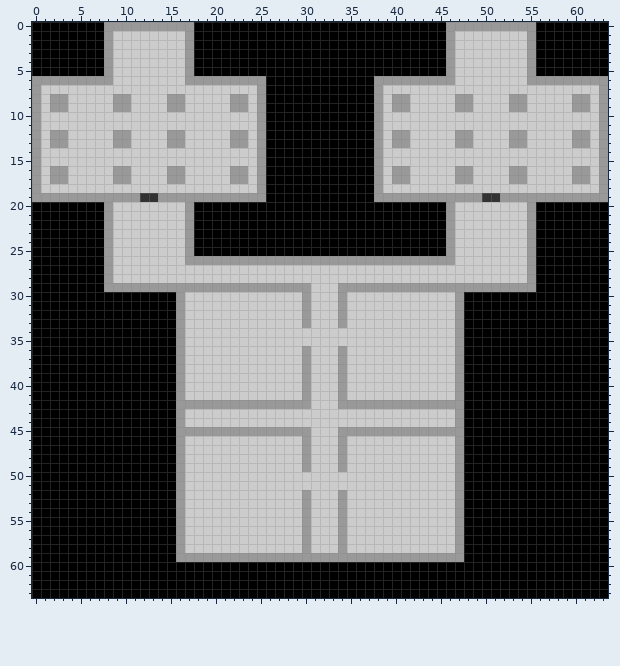
Two states of a pixel-art sprite, src/org/msquirrel/SpaceShooter/TileMap/res/map.png. The picture above is the old version.
The file is 64x64 pixels.
The same view after the edit:
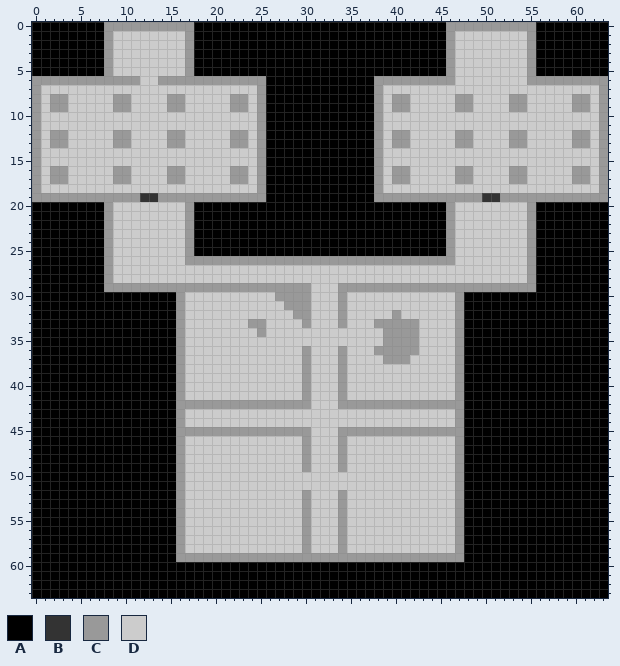
Palette (. is transparent): A #000000  B #333333  C #999999  D #cccccc
The exact change:
The author changed colour D to colour C in row 6 at x 9 to 11 and 14 to 16; in row 30 at x 27 to 29; in row 31 at x 28 to 29; in row 32 at x 29 and 40; in row 33 at x 24 to 25 and 38 to 42; in row 34 at x 25 and 39 to 42.
The author changed colour D to colour C in row 35 at x 39 to 42; in row 36 at x 38 to 42; in row 37 at x 39 to 41.
Boxes around the changes in both pictures, in picture pixels (x1, y1, x2, y2):
changed: (113, 76, 185, 85)
changed: (248, 292, 302, 337)
changed: (374, 310, 419, 364)
